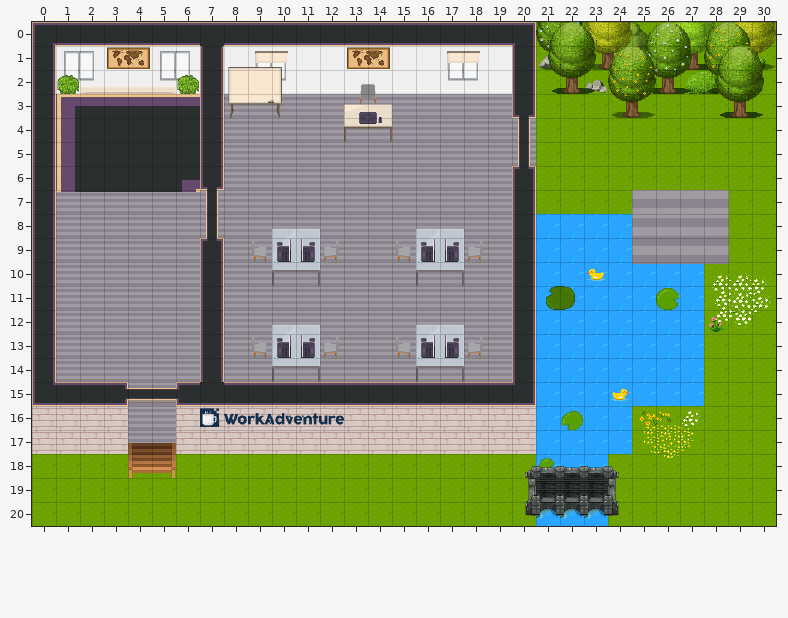
A Tiled map (JSON) gets an edit: office.tmj. The picture above is the old version.
Cells are 32x32 px. Shown: x 0..30, y 0..20.
And afterwards:
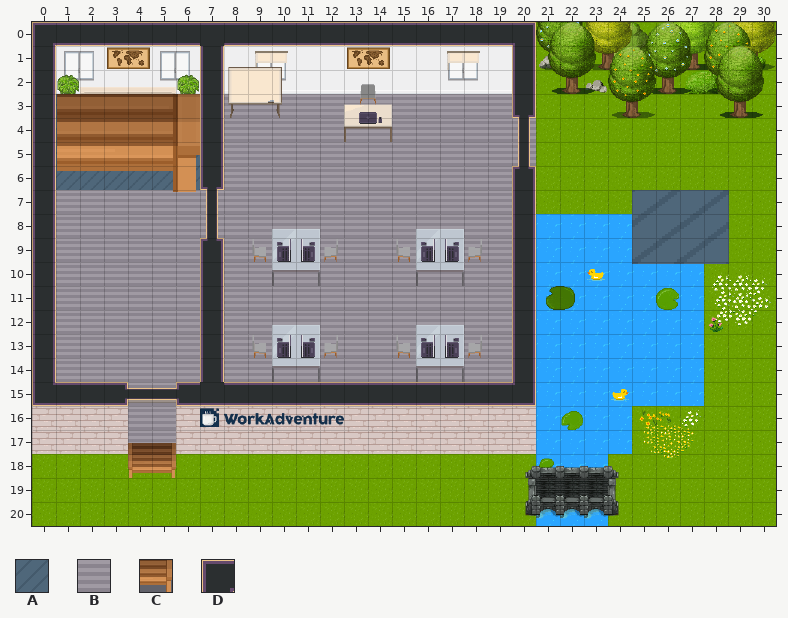
Key: from "Chunk 1": A 2, B 3, C 8, D 9.
Objects are placed by their top-left corner, in cells (3,4 is the top-left corner of cell 3,4); size is 1x1 cell unless given.
The edit:
Layer "floorLayer":
Object D at 1,3 size 6x4.1 becomes C at 1,3 size 6x4.1.
Object B at 25,7 size 4x3.1 becomes A at 25,7 size 4x3.1.
